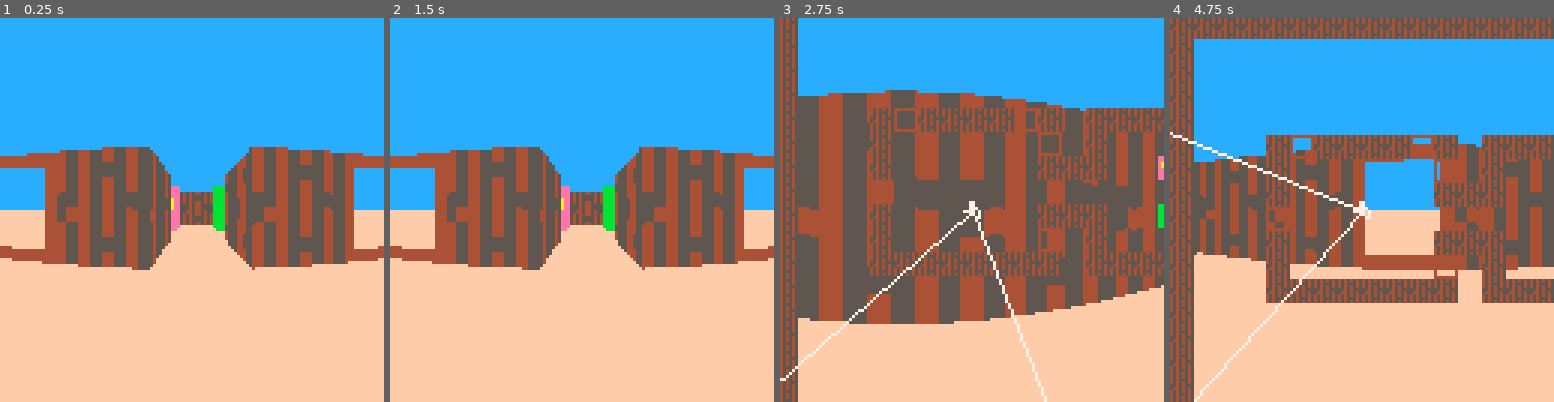
Above: before the commit, frames 1-4 (left to right).
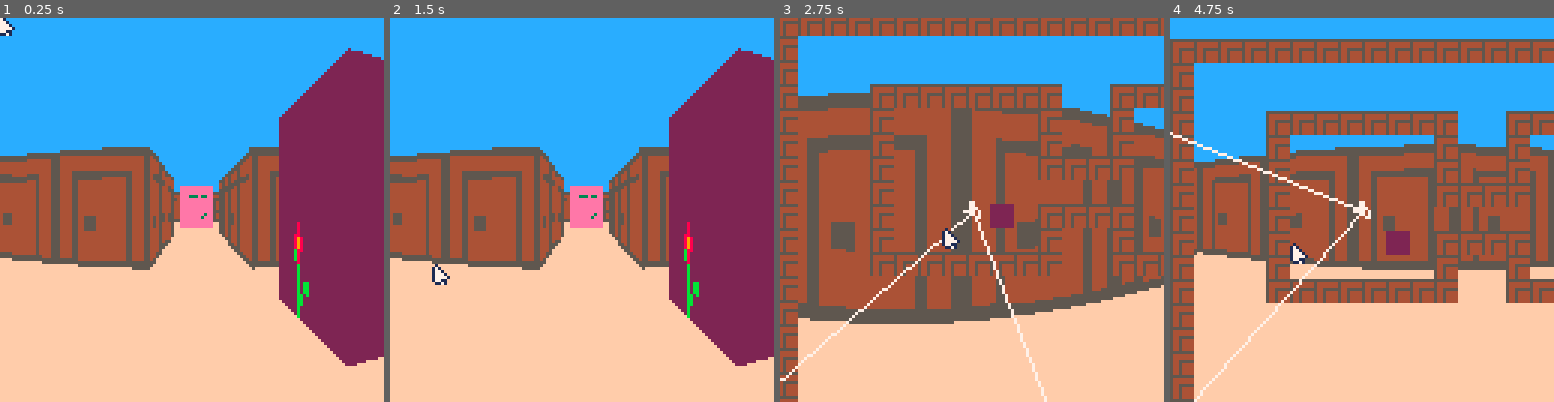
Above: after the commit, the same moments.

Repository: RicoP/picowiese
Game: PICO-8 cartridge wolf.p8
The game is run twice, just before and just after one commit, with the same random seed, the same clock (stepped at 60 frames per second) and the same inputs.
Inputs (mouse positions are in pixels of both pictures, inside the frame that each line leads up to):
- Up to frame 1 (0.25 s): no input
- Up to frame 2 (1.5 s): tap X (X key) at 0.33, 1.07 s; click (670, 121) at 0.67 s; click (436, 267) at 1.22 s
- Up to frame 3 (2.75 s): hold Right 1.6-2.1 s; click (887, 114) at 1.77 s; tap X (X key) at 1.85 s; hold Up 2.15-2.42 s; click (952, 259) at 2.32 s; hold Right from 2.47 s (still down)
- Up to frame 4 (4.75 s): click (1404, 106) at 2.87 s; tap X (X key) at 2.97, 4.08 s; release Right at 3.03 s; hold Left 3.08-3.58 s; click (1465, 256) at 3.42 s; hold Down 3.63-3.97 s; click (1231, 102) at 3.97 s; hold Right 4.02-4.68 s; click (1292, 248) at 4.52 s; hold Up from 4.73 s (still down)

The runs differ from the first frame. In frame 1, 31% of the frame differs, in the area x 0-100%, y 0-91%; in frame 2, 31%; in frame 3, 37%; in frame 4, 39%, in the area x 0-100%, y 0-100%.

Commit message:
16x16 tiles

Diff:
--- a/wolf.p8
+++ b/wolf.p8
@@ -11,6 +11,7 @@
 }
 
 fov=70/360
+mouse = {x=0,y=0,down=false}
 
 function rotate(x,y,angle)
  -- rotates a 2d vector around zero
@@ -51,9 +52,12 @@
 end
 
 function vertline(x,y1,y2,tile,texx)
+ local tx = (tile%16)*8
+ local ty = flr(tile/16)*8
  --line(x,y1,x,y2,c)
  --sspr(t*8+px,0,1,8,i-1,64-(64-d)/2,1,64-d)
- sspr(tile*8+8-texx-1,0,1,8,x,y1,1,y2-y1)
+ --sspr(tile*8+8-texx-1,0,1,8,x,y1,1,y2-y1)
+ sspr(tx+texx,ty,1,16,x,y1,1,y2-y1)
 
 end
 
@@ -125,18 +129,22 @@
   end
   wallx-=flr(wallx)
 
-  local texx=flr(wallx*8)
+  local texx=flr(wallx*16)
   if not side and rayx>0 then
-   texx=8-texx-1
+   texx=16-texx-1
   end
   if side and rayy<0 then
-   texx=8-texx-1
+   texx=16-texx-1
   end
 
   vertline(x,drawstart,drawend,hit,texx)
 
   a-=fov/(128)
  end
+end
+
+function _init()
+ poke(0x5f2d, 1)
 end
 
 drawmap=false
@@ -144,7 +152,51 @@
  if(btnp(❎))drawmap=not drawmap
 	draw_game()
  if(drawmap)draw_map()
-end
+ mouse.x=stat(32)
+ mouse.y=stat(33)
+ mouse.down= stat(34) == 1
+ spr(16,mouse.x-1,mouse.y-1,1,1,mouse.down)
+end
+…(40 lines of a section not shown)…
 
 
 
@@ -156,30 +208,29 @@
 
 
 __map__
-0303030303030303030303030303030303030303030303030303000000000000000000000000000000000000000000000000000000000000000000000000000000000000000000000000000000000000000000000000000000000000000000000000000000000000000000000000000000000000000000000000000000000000
-0300000000000000000000000000000000000000000000000003000000000000000000000000000000000000000000000000000000000000000000000000000000000000000000000000000000000000000000000000000000000000000000000000000000000000000000000000000000000000000000000000000000000000
-0300000000000000000000000000000000000000000000000003000000000000000000000000000000000000000000000000000000000000000000000000000000000000000000000000000000000000000000000000000000000000000000000000000000000000000000000000000000000000000000000000000000000000
-0300000000000000000000000000000000000000000000000003000000000000000000000000000000000000000000000000000000000000000000000000000000000000000000000000000000000000000000000000000000000000000000000000000000000000000000000000000000000000000000000000000000000000
-0300000000000000000000000000000000000000000000000003000000000000000000000000000000000000000000000000000000000000000000000000000000000000000000000000000000000000000000000000000000000000000000000000000000000000000000000000000000000000000000000000000000000000
-0300000003050303030305030003030303030303000000000003000000000000000000000000000000000000000000000000000000000000000000000000000000000000000000000000000000000000000000000000000000000000000000000000000000000000000000000000000000000000000000000000000000000000
-0300000003000000000000050003000000000003000000000003000000000000000000000000000000000000000000000000000000000000000000000000000000000000000000000000000000000000000000000000000000000000000000000000000000000000000000000000000000000000000000000000000000000000
-0300000003000000000000030303000002000003000000000003000000000000000000000000000000000000000000000000000000000000000000000000000000000000000000000000000000000000000000000000000000000000000000000000000000000000000000000000000000000000000000000000000000000000
-0300000005000000000000000000000000000003000000000003000000000000000000000000000000000000000000000000000000000000000000000000000000000000000000000000000000000000000000000000000000000000000000000000000000000000000000000000000000000000000000000000000000000000
-0300000003000000000000030303000004000003000000000003000000000000000000000000000000000000000000000000000000000000000000000000000000000000000000000000000000000000000000000000000000000000000000000000000000000000000000000000000000000000000000000000000000000000
-0300000003000000000000050003000000000003000000000003000000000000000000000000000000000000000000000000000000000000000000000000000000000000000000000000000000000000000000000000000000000000000000000000000000000000000000000000000000000000000000000000000000000000
-0300000003030303030303030003030303030303000000000003000000000000000000000000000000000000000000000000000000000000000000000000000000000000000000000000000000000000000000000000000000000000000000000000000000000000000000000000000000000000000000000000000000000000
-0300000000000000000000000000000000000000000000000003000000000000000000000000000000000000000000000000000000000000000000000000000000000000000000000000000000000000000000000000000000000000000000000000000000000000000000000000000000000000000000000000000000000000
-0300000000000000000000000000000000000000000000000003000000000000000000000000000000000000000000000000000000000000000000000000000000000000000000000000000000000000000000000000000000000000000000000000000000000000000000000000000000000000000000000000000000000000
-0300000000000000000000000000000000000000000000000003000000000000000000000000000000000000000000000000000000000000000000000000000000000000000000000000000000000000000000000000000000000000000000000000000000000000000000000000000000000000000000000000000000000000
-0300000000000000000000000000000000000000000000000003000000000000000000000000000000000000000000000000000000000000000000000000000000000000000000000000000000000000000000000000000000000000000000000000000000000000000000000000000000000000000000000000000000000000
-0300000000000000000000000000000000000000000000000003000000000000000000000000000000000000000000000000000000000000000000000000000000000000000000000000000000000000000000000000000000000000000000000000000000000000000000000000000000000000000000000000000000000000
-0300000000000000000000000000000000000000000000000003000000000000000000000000000000000000000000000000000000000000000000000000000000000000000000000000000000000000000000000000000000000000000000000000000000000000000000000000000000000000000000000000000000000000
-0300000000000000000000000000000000000000000000000003000000000000000000000000000000000000000000000000000000000000000000000000000000000000000000000000000000000000000000000000000000000000000000000000000000000000000000000000000000000000000000000000000000000000
-0300000000000000000000000000000000000000000000000003000000000000000000000000000000000000000000000000000000000000000000000000000000000000000000000000000000000000000000000000000000000000000000000000000000000000000000000000000000000000000000000000000000000000
-0300000000000000000000000000000000000000000000000003000000000000000000000000000000000000000000000000000000000000000000000000000000000000000000000000000000000000000000000000000000000000000000000000000000000000000000000000000000000000000000000000000000000000
-0300000000000000000000000000000000000000000000000003000000000000000000000000000000000000000000000000000000000000000000000000000000000000000000000000000000000000000000000000000000000000000000000000000000000000000000000000000000000000000000000000000000000000
-0300000000000000000000000000000000000000000000000003000000000000000000000000000000000000000000000000000000000000000000000000000000000000000000000000000000000000000000000000000000000000000000000000000000000000000000000000000000000000000000000000000000000000
-0300000000000000000000000000000000000000000000000003000000000000000000000000000000000000000000000000000000000000000000000000000000000000000000000000000000000000000000000000000000000000000000000000000000000000000000000000000000000000000000000000000000000000
-0300000000000000000000000000000000000000000000000003000000000000000000000000000000000000000000000000000000000000000000000000000000000000000000000000000000000000000000000000000000000000000000000000000000000000000000000000000000000000000000000000000000000000
-0300000000000000000000000000000000000000000000000003000000000000000000000000000000000000000000000000000000000000000000000000000000000000000000000000000000000000000000000000000000000000000000000000000000000000000000000000000000000000000000000000000000000000
-0303030303030303030303030303030303030303030303030303000000000000000000000000000000000000000000000000000000000000000000000000000000000000000000000000000000000000000000000000000000000000000000000000000000000000000000000000000000000000000000000000000000000000
+0000000000000000000000000000000000000000000000000000000000000000000000000000000000000000000000000000000000000000000000000000000000000000000000000000000000000000000000000000000000000000000000000000000000000000000000000000000000000000000000000000000000000000
+4040404040404040404040404040404040404040404040400000000000000000000000000000000000000000000000000000000000000000000000000000000000000000000000000000000000000000000000000000000000000000000000000000000000000000000000000000000000000000000000000000000000000000
+4000000000000000000000000000000000000000000000400000000000000000000000000000000000000000000000000000000000000000000000000000000000000000000000000000000000000000000000000000000000000000000000000000000000000000000000000000000000000000000000000000000000000000
+4000000000000000000000000000000000000000000000400000000000000000000000000000000000000000000000000000000000000000000000000000000000000000000000000000000000000000000000000000000000000000000000000000000000000000000000000000000000000000000000000000000000000000
+4000000040404040404040400000404040404040400000400000000000000000000000000000000000000000000000000000000000000000000000000000000000000000000000000000000000000000000000000000000000000000000000000000000000000000000000000000000000000000000000000000000000000000
+4000000040000000000000400000400000000000400000400000000000000000000000000000000000000000000000000000000000000000000000000000000000000000000000000000000000000000000000000000000000000000000000000000000000000000000000000000000000000000000000000000000000000000
+4000000040000000000000400000400000000000400000400000000000000000000000000000000000000000000000000000000000000000000000000000000000000000000000000000000000000000000000000000000000000000000000000000000000000000000000000000000000000000000000000000000000000000
+4000000040000000000000404040400000000000400000400000000000000000000000000000000000000000000000000000000000000000000000000000000000000000000000000000000000000000000000000000000000000000000000000000000000000000000000000000000000000000000000000000000000000000
+4000000040000000000000000000000000420000400000400000000000000000000000000000000000000000000000000000000000000000000000000000000000000000000000000000000000000000000000000000000000000000000000000000000000000000000000000000000000000000000000000000000000000000
+4000000040000000004400404040400000000000400000400000000000000000000000000000000000000000000000000000000000000000000000000000000000000000000000000000000000000000000000000000000000000000000000000000000000000000000000000000000000000000000000000000000000000000
+4000000040000000000000400000400000000000400000400000000000000000000000000000000000000000000000000000000000000000000000000000000000000000000000000000000000000000000000000000000000000000000000000000000000000000000000000000000000000000000000000000000000000000
+4000000040404040404040400000404040404040400000400000000000000000000000000000000000000000000000000000000000000000000000000000000000000000000000000000000000000000000000000000000000000000000000000000000000000000000000000000000000000000000000000000000000000000
+4000000000000000000000000000000000000000000000400000000000000000000000000000000000000000000000000000000000000000000000000000000000000000000000000000000000000000000000000000000000000000000000000000000000000000000000000000000000000000000000000000000000000000
+4000000000000000000000000000000000000000000000400000000000000000000000000000000000000000000000000000000000000000000000000000000000000000000000000000000000000000000000000000000000000000000000000000000000000000000000000000000000000000000000000000000000000000
+4000000000000000000000000000000000000000000000400000000000000000000000000000000000000000000000000000000000000000000000000000000000000000000000000000000000000000000000000000000000000000000000000000000000000000000000000000000000000000000000000000000000000000
+4000000000000000000000000000000000000000000000400000000000000000000000000000000000000000000000000000000000000000000000000000000000000000000000000000000000000000000000000000000000000000000000000000000000000000000000000000000000000000000000000000000000000000
+4000000000000000000000000000000000000000000000400000000000000000000000000000000000000000000000000000000000000000000000000000000000000000000000000000000000000000000000000000000000000000000000000000000000000000000000000000000000000000000000000000000000000000
+4000000000000000000000000000000000000000000000400000000000000000000000000000000000000000000000000000000000000000000000000000000000000000000000000000000000000000000000000000000000000000000000000000000000000000000000000000000000000000000000000000000000000000
+4000000000000000000000000000000000000000000000400000000000000000000000000000000000000000000000000000000000000000000000000000000000000000000000000000000000000000000000000000000000000000000000000000000000000000000000000000000000000000000000000000000000000000
+4000000000000000000000000000000000000000000000400000000000000000000000000000000000000000000000000000000000000000000000000000000000000000000000000000000000000000000000000000000000000000000000000000000000000000000000000000000000000000000000000000000000000000
+4000000000000000000000000000000000000000000000400000000000000000000000000000000000000000000000000000000000000000000000000000000000000000000000000000000000000000000000000000000000000000000000000000000000000000000000000000000000000000000000000000000000000000
+4000000000000000000000000000000000000000000000400000000000000000000000000000000000000000000000000000000000000000000000000000000000000000000000000000000000000000000000000000000000000000000000000000000000000000000000000000000000000000000000000000000000000000
+4000000000000000000000000000000000000000000000400000000000000000000000000000000000000000000000000000000000000000000000000000000000000000000000000000000000000000000000000000000000000000000000000000000000000000000000000000000000000000000000000000000000000000
+4000000000000000000000000000000000000000000000400000000000000000000000000000000000000000000000000000000000000000000000000000000000000000000000000000000000000000000000000000000000000000000000000000000000000000000000000000000000000000000000000000000000000000
+4000000000000000000000000000000000000000000000400000000000000000000000000000000000000000000000000000000000000000000000000000000000000000000000000000000000000000000000000000000000000000000000000000000000000000000000000000000000000000000000000000000000000000
+4040404040404040404040404040404040404040404040400000000000000000000000000000000000000000000000000000000000000000000000000000000000000000000000000000000000000000000000000000000000000000000000000000000000000000000000000000000000000000000000000000000000000000
Not shown, changed: 48 lines of the sprite sheet (__gfx__) section of wolf.p8
